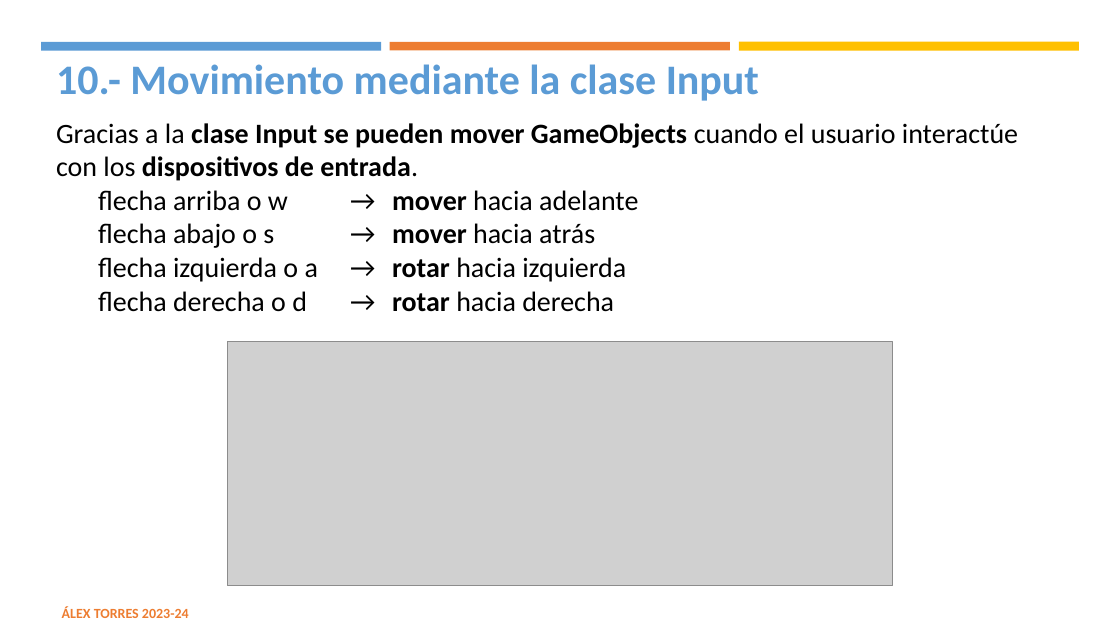
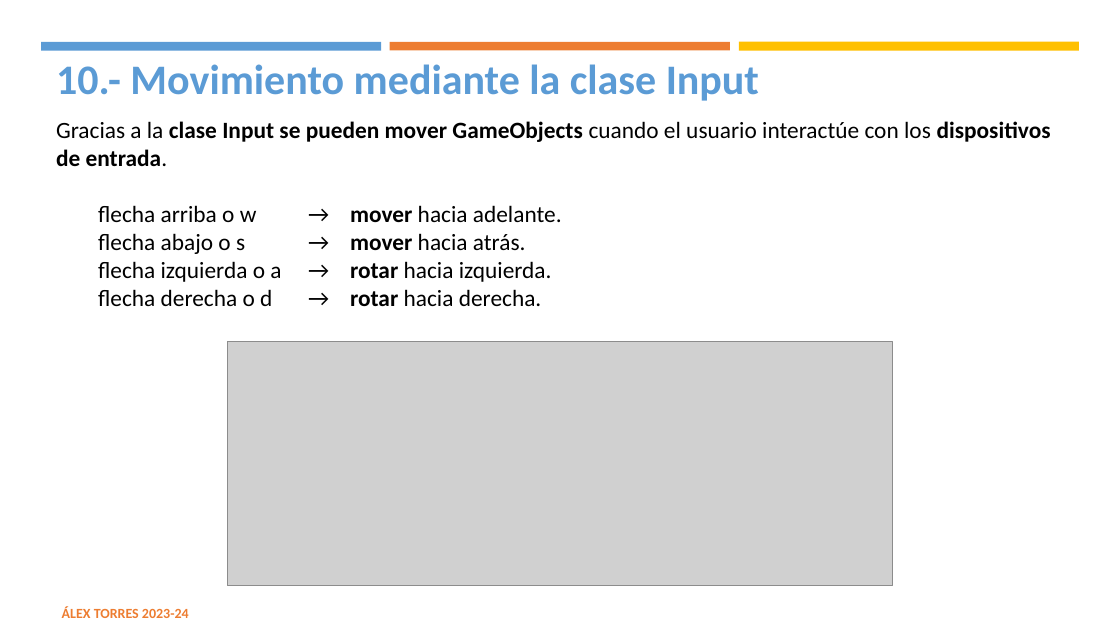
Before and after one commit to sdram58/apuntesPMDM, a slide deck: slide 42 of alex/UD9/UD9.4 Clase GameObject.pptx. Drawn at 1120x630 pixels with LibreOffice and Linux fonts; fonts in the diff are those of the drawing; grey boxes stand for pictures. Boxes give left, top, right and bottom in pixels: in the first picture for what was removed or moved away, otherwise in the second. Text is boxed around its words. In the diff, an @@ line names an element or a change of style, - is before the commit and + after.

```diff
--- a/alex/UD9/UD9.4 Clase GameObject.pptx
+++ b/alex/UD9/UD9.4 Clase GameObject.pptx
@@ text at (56, 121, 1051, 166): size 24 to 20 pt in "Gracias a la clase Input se pueden ..." @@
@@ text at (98, 205, 542, 306): text changed; size 24 to 20 pt @@
-flecha arriba o w → mover hacia adelante
-flecha abajo o s → mover hacia atrás
-flecha izquierda o a → rotar hacia izquierda
-flecha derecha o d → rotar hacia derecha
+flecha arriba o w → mover hacia adelante.
+flecha abajo o s → mover hacia atrás.
+flecha izquierda o a → rotar hacia izquierda.
+flecha derecha o d → rotar hacia derecha.
```
Also in this commit, not shown: 5 other slides changed, 2 slides added, 55 other files.
